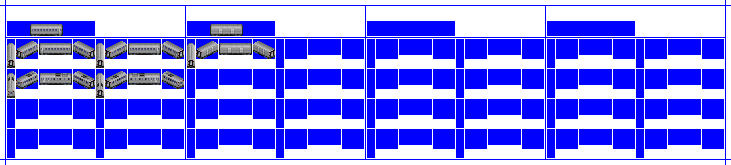
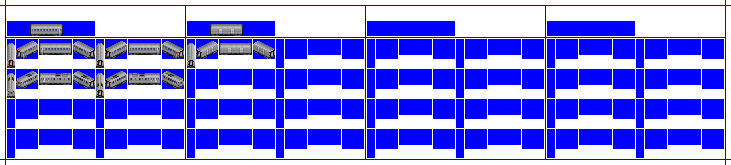
Layer changes from the first 731×165 image to the second:
showed "Lights" over (8, 50, 184, 65)